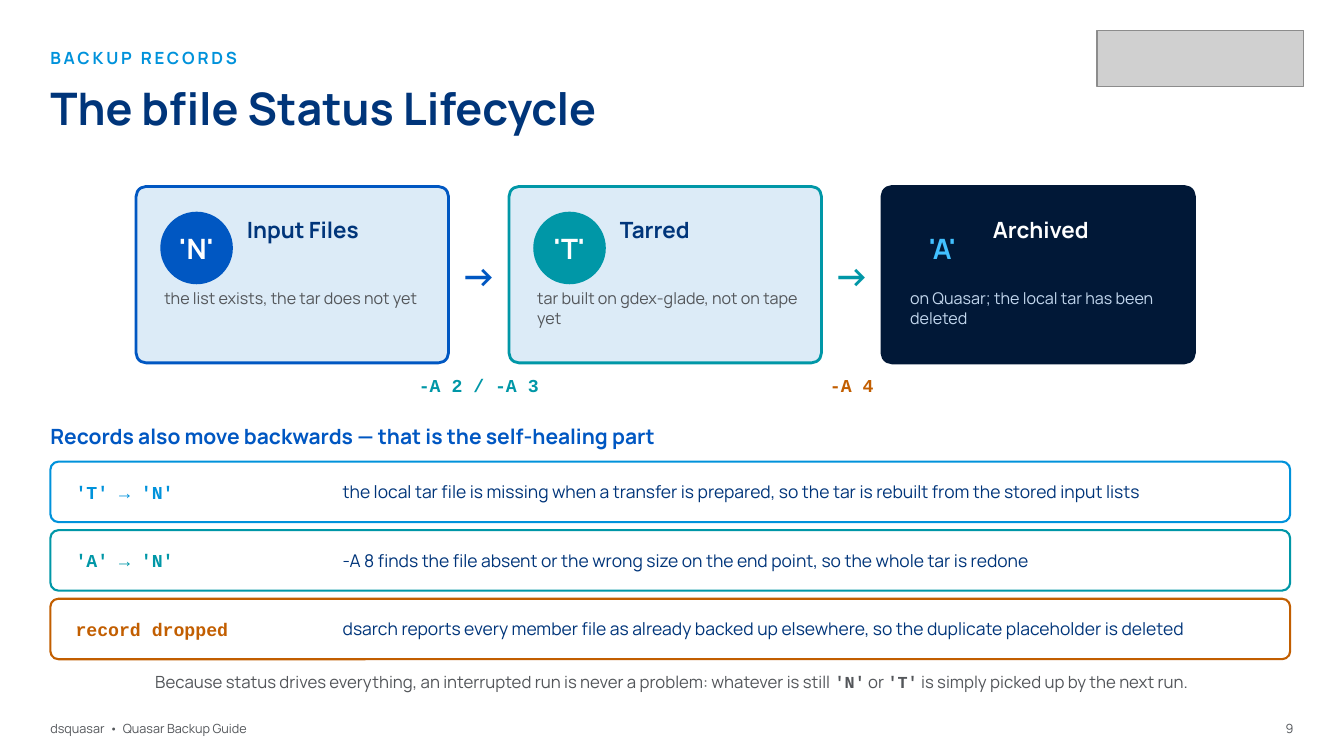
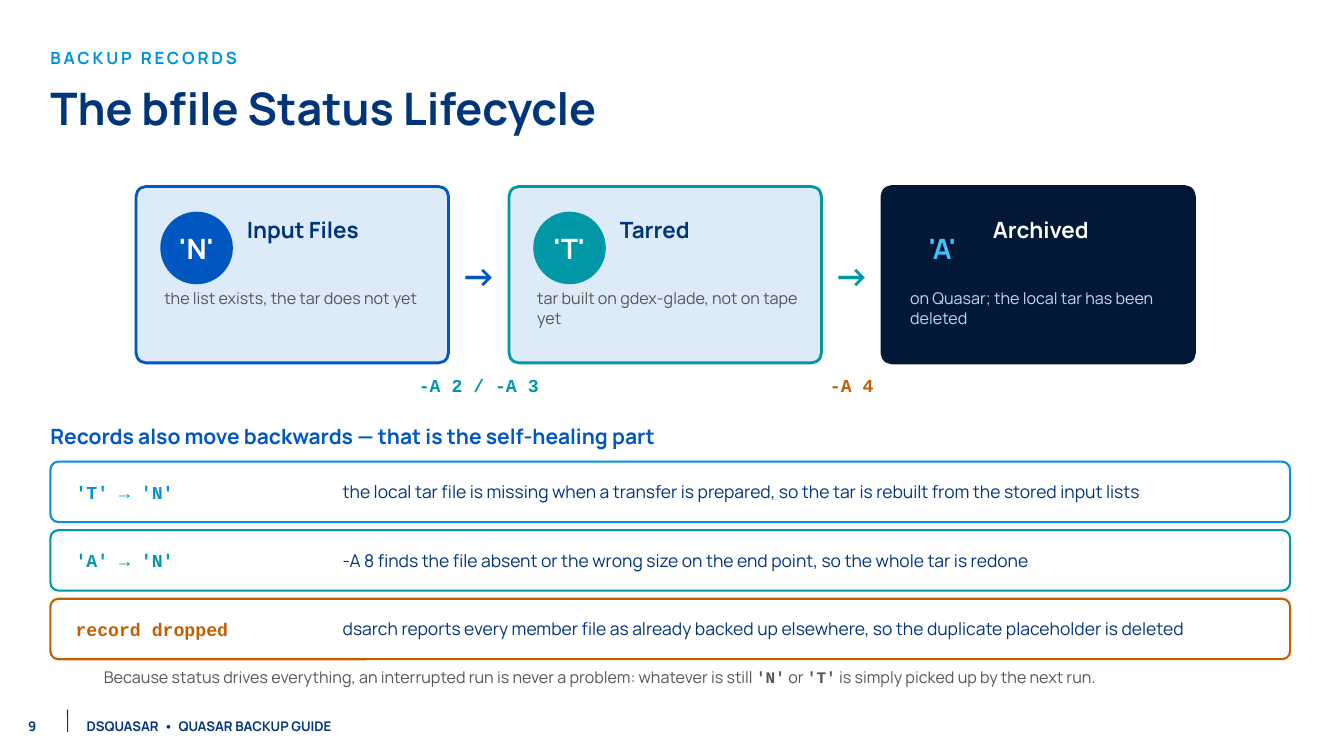
Before and after one commit to NCAR/rda-python-dsquasar, a slide deck: slide 10 of docs/slides/dsquasar_guide.pptx. Drawn at 1344x756 pixels with LibreOffice and Linux fonts; fonts in the diff are those of the drawing; grey boxes stand for pictures; background and template pictures are left out. Boxes give left, top, right and bottom in pixels: in the first picture for what was removed or moved away, otherwise in the second. Text is boxed around its words. In the diff, an @@ line names an element or a change of style, - is before the commit and + after.

```diff
--- a/docs/slides/dsquasar_guide.pptx
+++ b/docs/slides/dsquasar_guide.pptx
@@ picture removed at (1097, 30, 1304, 87) @@
@@ text "Because status drives everything, an ...": place and size @@
-text "Because status drives everything, an ..." at (155, 675, 1188, 693)
+text "Because status drives everything, an ..." at (104, 671, 1095, 687)
@@ text "Because status drives everything, an ..." at (104, 671, 1095, 687): size 12 to 11.5 pt @@
@@ text "9": place and size @@
-text "9" at (1286, 724, 1294, 733)
+text "9" at (28, 721, 36, 731)
@@ text "9" at (28, 721, 36, 731): size 9 to 9.5 pt, text colour #53565A to #00357A, bold on; alignment right to left @@
@@ line added from (68, 710) to (68, 732), #00357A 0.75 pt @@
@@ text at (87, 721, 331, 732): text changed; size 9 to 9.5 pt; text colour #53565A to #00357A; bold on @@
-dsquasar • Quasar Backup Guide
+DSQUASAR • QUASAR BACKUP GUIDE
```
Also in this commit, not shown: 26 other slides changed, 5 other files.
